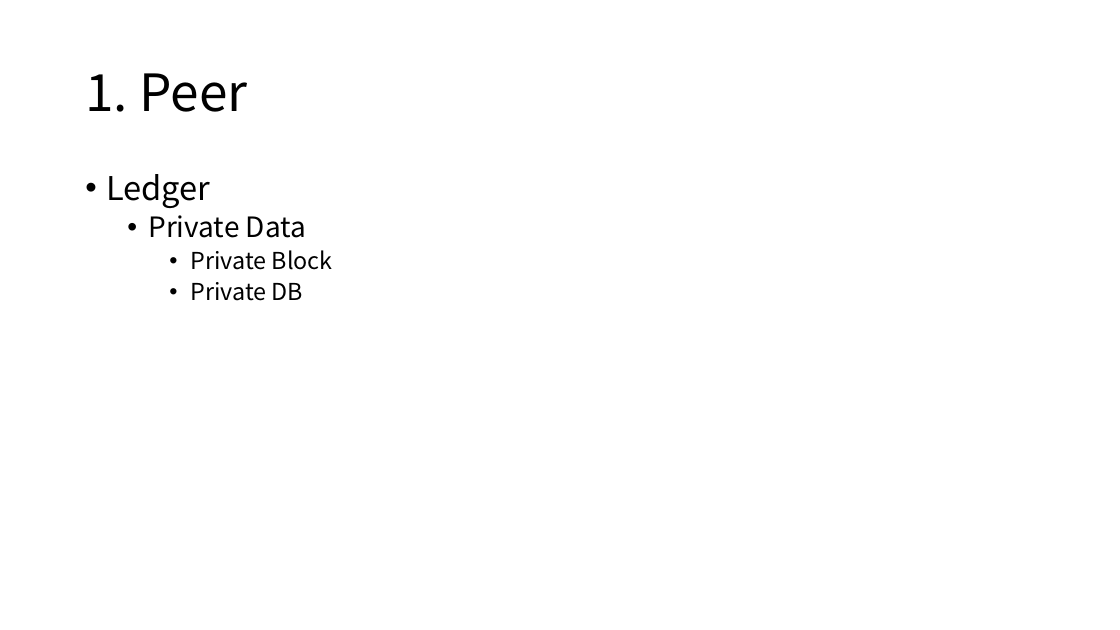
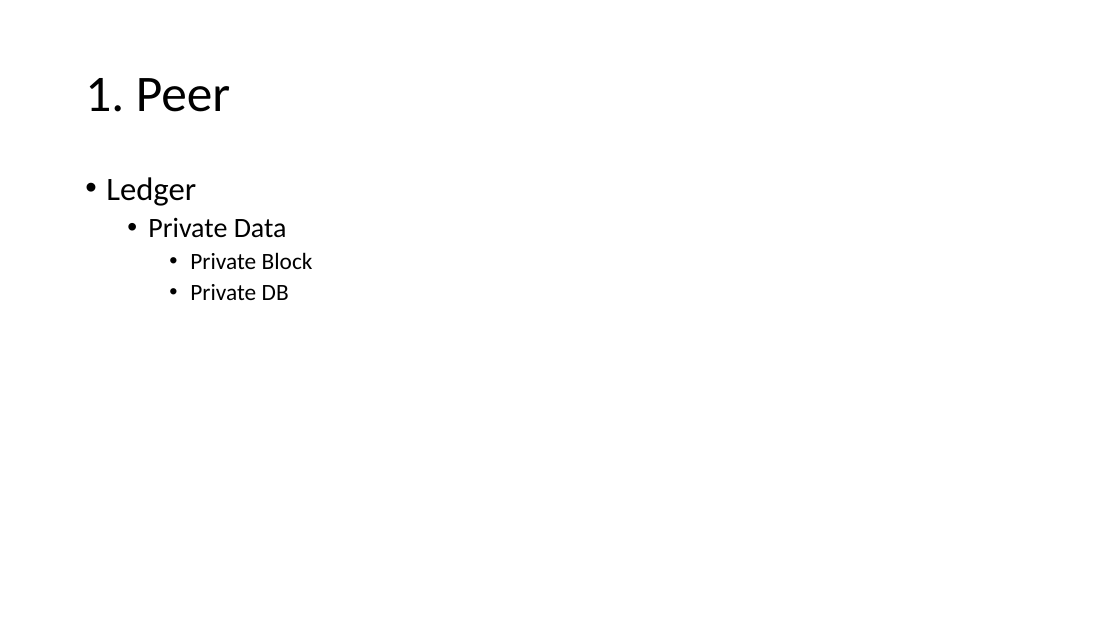
Before and after one commit to freekatz/Blockchain-Notes, a slide deck: slide 12 of fabric notes/【2020.12.26】Fabric Network Runtime Architecture.pptx (slide 11 before the commit). Drawn at 1120x630 pixels with LibreOffice and Linux fonts; fonts in the diff are those of the drawing. Boxes give left, top, right and bottom in pixels: in the first picture for what was removed or moved away, otherwise in the second. Text is boxed around its words. In the diff, an @@ line names an element or a change of style, - is before the commit and + after.

```diff
--- a/fabric notes/【2020.12.26】Fabric Network Runtime Architecture.pptx
+++ b/fabric notes/【2020.12.26】Fabric Network Runtime Architecture.pptx
@@ title "1. Peer" at box(85, 78, 230, 112): font Noto Sans CJK SC to Calibri @@
@@ text "Ledger" at box(106, 177, 313, 300): font Noto Sans CJK SC to Calibri @@
```
Also in this commit, not shown: 24 other slides changed, 2 slides added, 6 other files.
